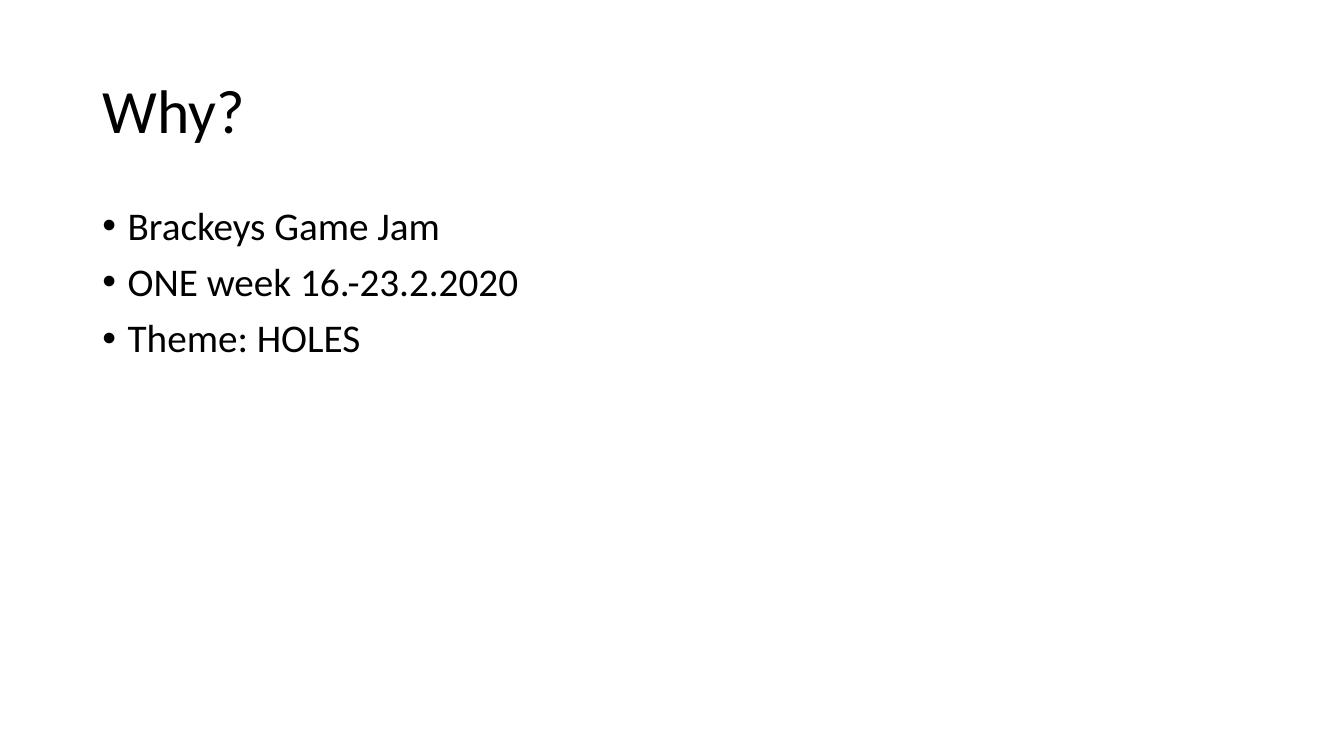
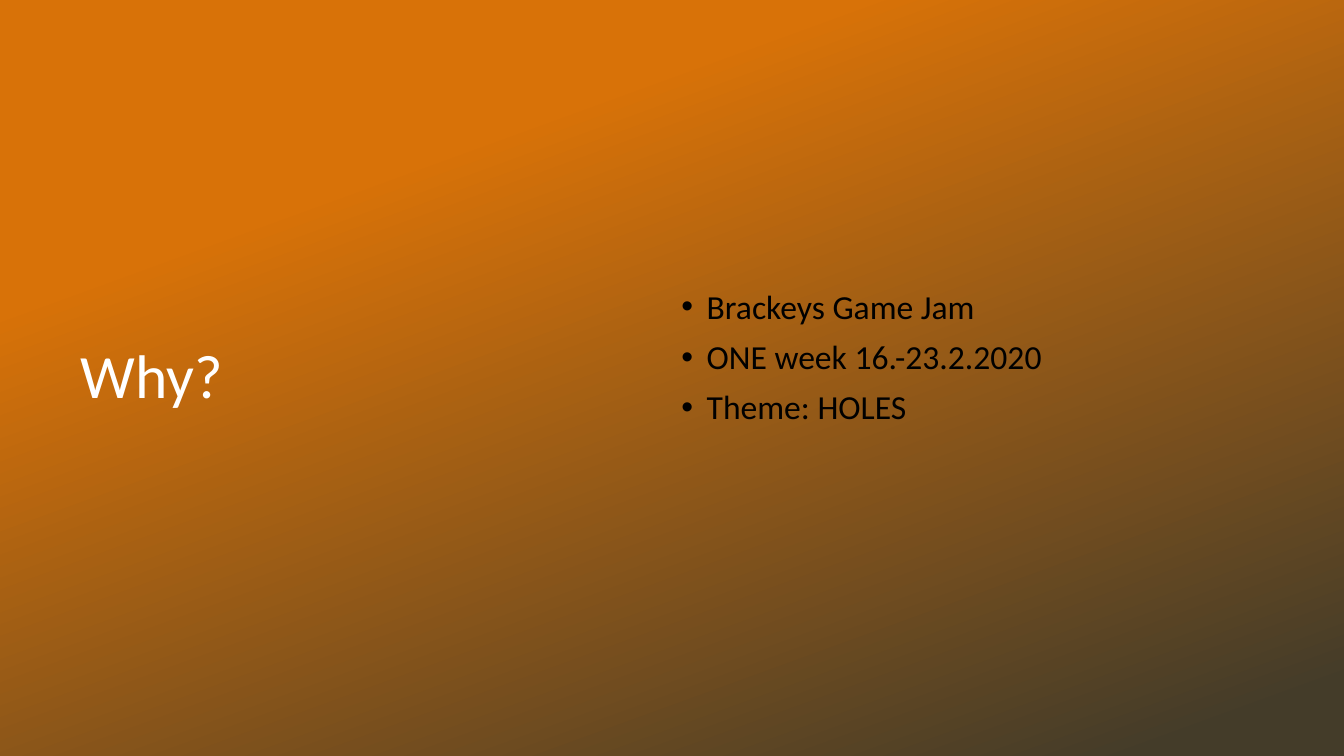
Before and after one commit to L5478/JamDev, a slide deck: slide 2 of Quack-A-Moley.pptx. Drawn at 1344x756 pixels with LibreOffice and Linux fonts; fonts in the diff are those of the drawing; background and template pictures are left out. Boxes give left, top, right and bottom in pixels: in the first picture for what was removed or moved away, otherwise in the second. Text is boxed around its words. In the diff, an @@ line names an element or a change of style, - is before the commit and + after.

```diff
--- a/Quack-A-Moley.pptx
+++ b/Quack-A-Moley.pptx
@@ rectangle added at [0,0,1344,756], fill gradient #D87208 to #443C29 @@
@@ text "Brackeys Game Jam": place and size @@
-text "Brackeys Game Jam" at [128,212,518,353]
+text "Brackeys Game Jam" at [707,295,1042,419]
@@ text "Brackeys Game Jam" at [707,295,1042,419]: size 28 to 24 pt; vertical alignment top to middle @@
@@ title "Why?": place and size @@
-title "Why?" at [102,90,244,143]
+title "Why?" at [81,355,223,408]
@@ title "Why?" at [81,355,223,408]: text colour #000000 to #FFFFFF @@
```
Also in this commit, not shown: 4 other slides changed.
